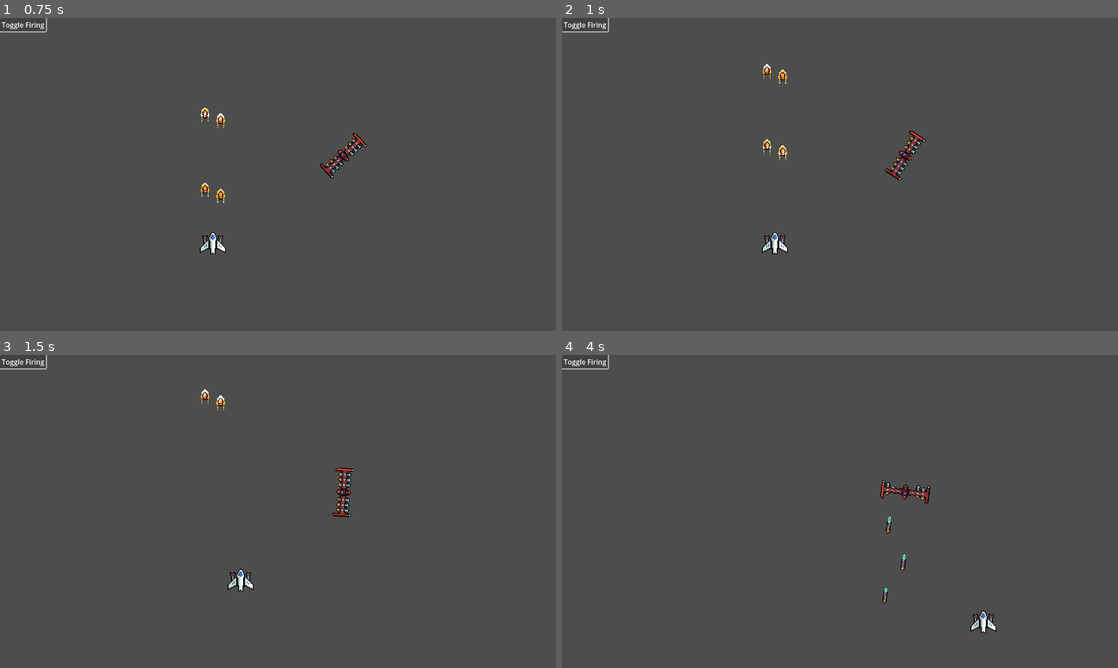
Above: before the commit, frames 1-4 (two rows, left to right).
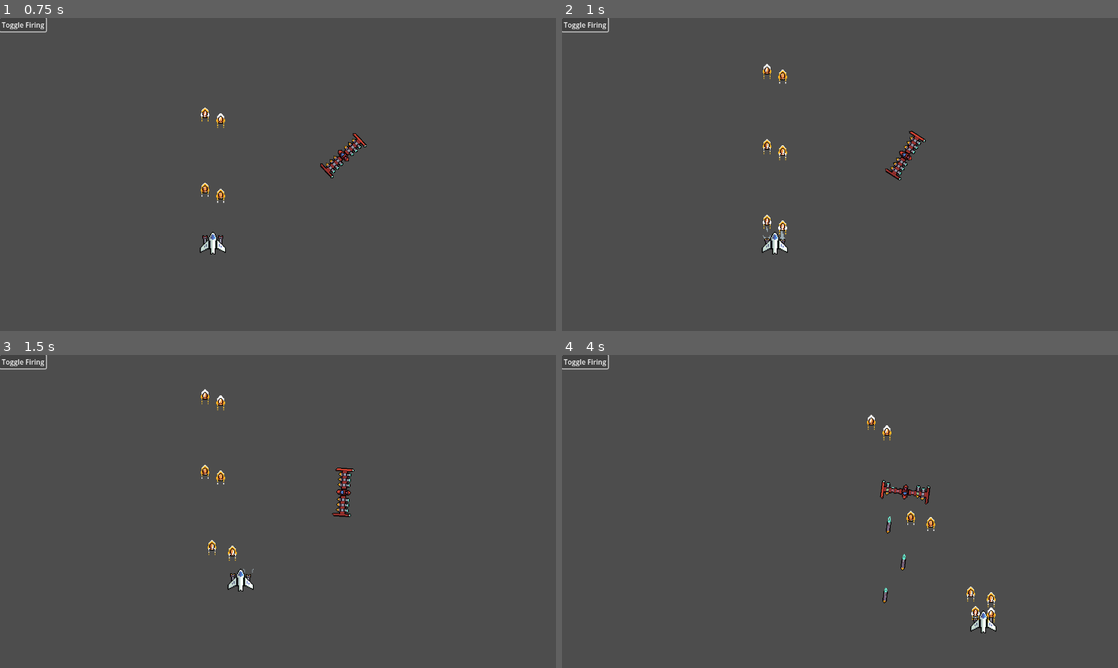
Above: after the commit, the same moments.

Repository: starlightlacuna/space-shooter
Game: Godot game, scene res://scenes/game.tscn
Same seed, same stepped clock (60 frames per second), same inputs: the game is played once before the commit and once after it.
Inputs:
- Up to frame 1 (0.75 s): click "Toggle Firing" at 0.5 s
- Up to frame 2 (1 s): no input
- Up to frame 3 (1.5 s): hold Right (move_right) from 1.28 s (still down)
- Up to frame 4 (4 s): release Right (move_right) at 2.03 s; hold Down (move_down) 2.03-2.78 s; hold Right (move_right) 2.78-3.53 s; hold Up (move_up) from 3.53 s (still down)

Frame 1 is identical in both runs. In frame 2, 0.1% of the frame differs, in the area x 36-41%, y 62-72%; in frame 3, 0.2%; in frame 4, 0.4%, in the area x 54-78%, y 19-86%.

Commit message:
Add static typing

Diff:
--- a/scripts/components/health_component.gd
+++ b/scenes/components/health_component.gd
@@ -6,12 +6,12 @@
 
 @export var max_health: int = 100
 
-@onready var health = max_health
+@onready var health: int = max_health
 
-func damage(damager: Damager):
+func damage(damager: Damager) -> void:
 	health -= damager.amount
 	if health <= 0:
 		zeroed.emit()
 
-func heal(amount: int):
+func heal(amount: int) -> void:
 	health = min(max_health, health + amount)
--- a/scenes/components/health_component.tscn
+++ b/scenes/components/health_component.tscn
@@ -1,6 +1,6 @@
 [gd_scene load_steps=2 format=3 uid="uid://b470j6ijb5y30"]
 
-[ext_resource type="Script" path="res://scripts/components/health_component.gd" id="1_1oo6n"]
+[ext_resource type="Script" path="res://scenes/components/health_component.gd" id="1_1oo6n"]
 
 [node name="HealthComponent" type="Node"]
 script = ExtResource("1_1oo6n")
--- a/scripts/components/hitbox_component.gd
+++ b/scenes/components/hitbox_component.gd
@@ -2,6 +2,6 @@
 
 @export var health_component: HealthComponent
 
-func damage(damager: Damager):
+func damage(damager: Damager) -> void:
 	if health_component:
 		health_component.damage(damager)
--- a/scenes/components/hitbox_component.tscn
+++ b/scenes/components/hitbox_component.tscn
@@ -1,6 +1,6 @@
 [gd_scene load_steps=2 format=3 uid="uid://b0ml053l2twis"]
 
-[ext_resource type="Script" path="res://scripts/components/hitbox_component.gd" id="1_fiyr2"]
+[ext_resource type="Script" path="res://scenes/components/hitbox_component.gd" id="1_fiyr2"]
 
 [node name="HitboxComponent" type="Area2D"]
 script = ExtResource("1_fiyr2")
--- a/scenes/spacecraft/imperial/move.gd
+++ b/scenes/spacecraft/imperial/move.gd
@@ -1,9 +1,10 @@
 extends State
 
-var path_progress_waypoints := []
+var path_progress_waypoints: Array = []
 
-func process_physics(delta: float):
-	pass
+# TODO: Implement this
+func process_physics(_delta: float) -> StateTransition:
+	return
 
-func set_path_progress_waypoints(array: Array):
+func set_path_progress_waypoints(array: Array) -> void:
 	path_progress_waypoints = array
--- a/scripts/auto_cannon.gd
+++ b/scripts/auto_cannon.gd
@@ -1,25 +1,26 @@
+class_name AutoCannon
 extends AnimatedSprite2D
 
-@export_range(0.1, 5.0) var cooldown := 0.2
-@export var projectile_speed := 200
+@export_range(0.1, 5.0) var cooldown: float = 0.2
+@export var projectile_speed: float = 200
 
-var is_firing := true
-var can_fire := true
+var is_firing: bool = true
+var can_fire: bool = true
 var projectiles_node: Node
 
-@onready var source1 = $ProjectileSource1
-@onready var source2 = $ProjectileSource2
-@onready var cooldown_timer = $Cooldown
-@onready var shot_delay_timer = $ShotDelay
-@onready var projectile_scene = preload("res://scenes/spacecraft/player/auto_cannon_projectile.tscn")
+@onready var source1: Marker2D = $ProjectileSource1
+@onready var source2: Marker2D = $ProjectileSource2
+@onready var cooldown_timer: Timer = $Cooldown
+@onready var shot_delay_timer: Timer = $ShotDelay
+@onready var projectile_scene: PackedScene = preload("res://scenes/spacecraft/player/auto_cannon_projectile.tscn")
 
-func _physics_process(_delta):
+func _physics_process(_delta: float) -> void:
 	if !(is_firing && can_fire):
 		return
 
 	# Calculate the new speed scale
 	# There are 6 frames in the firing animation, so we divide by cooldown to get the FPS
-	var speed = max(1.0, 6.0 / cooldown / 10.0)
+	var speed: float = max(1.0, 6.0 / cooldown / 10.0)
 
 	set_speed_scale(speed)
 	play()
@@ -28,16 +29,16 @@
 	cooldown_timer.wait_time = cooldown
 	cooldown_timer.start()
 
-func _on_animation_finished():
+func _on_animation_finished() -> void:
 	stop()
 
-func _on_cooldown_timeout():
+func _on_cooldown_timeout() -> void:
 	can_fire = true
 
-func _on_shot_delay_timeout():
+func _on_shot_delay_timeout() -> void:
 	fire_from_marker(source2)
 
-func _on_frame_changed():
+func _on_frame_changed() -> void:
 	if !is_firing:
 		return
 
@@ -47,12 +48,12 @@
 		2:
 			fire_from_marker(source2)
 
-func fire_from_marker(marker: Marker2D):
-	var projectile = projectile_scene.instantiate()
+func fire_from_marker(marker: Marker2D) -> void:
+	var projectile: AutoCannonProjectile = projectile_scene.instantiate()
 	projectiles_node.add_child(projectile)
 	projectile.global_position = marker.global_position
 	projectile.global_rotation = marker.global_rotation
 	projectile.set_speed(projectile_speed)
 
-func set_projectiles_node(value: Node):
+func set_projectiles_node(value: Node) -> void:
 	projectiles_node = value
--- a/scripts/auto_cannon_projectile.gd
+++ b/scripts/auto_cannon_projectile.gd
@@ -1,25 +1,25 @@
 class_name AutoCannonProjectile
 extends Area2D
 
-@export var speed = 200
-@export var damage = 10
+@export var speed: float = 200
+@export var damage: int = 10
 
-func _physics_process(delta):
-	var direction = Vector2.UP.rotated(rotation)
+func _physics_process(delta: float) -> void:
+	var direction: Vector2 = Vector2.UP.rotated(rotation)
 	position += direction * speed * delta
 
-func set_speed(value):
+func set_speed(value: float) -> void:
 	speed = value
 
-func _on_visible_on_screen_notifier_2d_screen_exited():
+func _on_visible_on_screen_notifier_2d_screen_exited() -> void:
 	# TODO: Use object pools for projectiles!
 	queue_free()
 
-func _on_hurtbox_component_body_entered(body):
+func _on_hurtbox_component_body_entered(body: Node) -> void:
 	print("Hit %s" % body.name)
 	queue_free()
-	var health_component = body.get_node_or_null("HealthComponent") as HealthComponent
+	var health_component: HealthComponent = body.get_node_or_null("HealthComponent")
 	if health_component:
-		var damager = Damager.new()
+		var damager: Damager = Damager.new()
 		damager.amount = damage
 		health_component.damage(damager)
--- a/scripts/game.gd
+++ b/scripts/game.gd
@@ -1,6 +1,3 @@
 extends Node
 
-@onready var player = $Player
-
-func _on_toggle_firing_button_pressed():
-	$Player/AutoCannon.is_firing = !$Player/AutoCannon.is_firing
+@onready var player: Player = $Player
--- a/scripts/player.gd
+++ b/scripts/player.gd
@@ -1,6 +1,5 @@
+class_name Player
 extends CharacterBody2D
-
-class_name Player
 
 enum HealthFrame {
 	HEALTHY,
@@ -14,19 +13,19 @@
 
 var frames: Dictionary = {}
 
-@onready var body_sprite = $Body
+@onready var body_sprite: Sprite2D = $Body
 
-func _ready():
+func _ready() -> void:
 	assert(projectiles_node != null, "Projectiles Node not set!")
-	$AutoCannon.set_projectiles_node(projectiles_node)
+	($AutoCannon as AutoCannon).set_projectiles_node(projectiles_node)
 
 	frames[HealthFrame.HEALTHY] = preload("res://assets/main_ship/base/Main Ship - Base - Full health.png")
 	frames[HealthFrame.SLIGHTLY_DAMAGED] = preload("res://assets/main_ship/base/Main Ship - Base - Slight damage.png")
 	frames[HealthFrame.DAMAGED] = preload("res://assets/main_ship/base/Main Ship - Base - Damaged.png")
 	frames[HealthFrame.HEAVILY_DAMAGED] = preload("res://assets/main_ship/base/Main Ship - Base - Very damaged.png")
 
-func _physics_process(delta):
-	var direction := Input.get_vector("move_left", "move_right", "move_up", "move_down")
+func _physics_process(delta: float) -> void:
+	var direction: Vector2 = Input.get_vector("move_left", "move_right", "move_up", "move_down")
 
 	var next_position: Vector2 = direction * speed * delta
 
--- a/scripts/spacecraft/imperial/torpedo_ship/attack.gd
+++ b/scripts/spacecraft/imperial/torpedo_ship/attack.gd
@@ -4,23 +4,24 @@
 
 var transition_to_reload: bool
 
-func _ready():
+func _ready() -> void:
 	assert(reload_state, "Reload State not set!")
 
-func enter(_message: Dictionary = {}):
+func enter(_message: Dictionary = {}) -> void:
 	transition_to_reload = false
-	var animation_tree = owner.get_node("AnimationTree")
-	animation_tree["parameters/playback"].travel("Kla'ed Torpedo Ship_attack")
+	var animation_tree: AnimationTree = owner.get_node("AnimationTree")
+	var playback: AnimationNodeStateMachinePlayback = animation_tree["parameters/playback"]
+	playback.travel("Kla'ed Torpedo Ship_attack")
 
-func process(_delta: float):
+func process(_delta: float) -> StateTransition:
 	if !transition_to_reload:
 		return
-	var state_transition = StateTransition.new()
+	var state_transition: StateTransition = StateTransition.new()
 	state_transition.target_state = reload_state
 	return state_transition
 
-func exit():
+func exit() -> void:
 	pass
 
-func transition():
+func transition() -> void:
 	transition_to_reload = true
--- a/scripts/spacecraft/imperial/torpedo_ship/imperial_torpedo.gd
+++ b/scripts/spacecraft/imperial/torpedo_ship/imperial_torpedo.gd
@@ -1,25 +1,25 @@
 class_name ImperialTorpedo
 extends CharacterBody2D
 
-@export var speed = 200
-@export var damage = 10
+@export var speed: float = 200
+@export var damage: int = 10
 
-func _physics_process(delta):
-	var direction = Vector2.UP.rotated(rotation)
+func _physics_process(delta: float) -> void:
+	var direction: Vector2 = Vector2.UP.rotated(rotation)
 	position += direction * speed * delta
 
-func set_speed(value):
+func set_speed(value: int) -> void:
 	speed = value
 
-func _on_visible_on_screen_notifier_2d_screen_exited():
+func _on_visible_on_screen_notifier_2d_screen_exited() -> void:
 	# TODO: Use object pools for projectiles!
 	queue_free()
 
-func _on_hurtbox_component_body_entered(body):
+func _on_hurtbox_component_body_entered(body: Node) -> void:
 	print("Hit %s" % body.name)
 	queue_free()
-	var health_component = body.get_node_or_null("HealthComponent") as HealthComponent
+	var health_component: HealthComponent = body.get_node_or_null("HealthComponent")
 	if health_component:
-		var damager = Damager.new()
+		var damager: Damager = Damager.new()
 		damager.amount = damage
 		health_component.damage(damager)
--- a/scripts/spacecraft/imperial/torpedo_ship/imperial_torpedo_ship.gd
+++ b/scripts/spacecraft/imperial/torpedo_ship/imperial_torpedo_ship.gd
@@ -1,33 +1,32 @@
+class_name ImperialTorpedoShip
 extends CharacterBody2D
 
 var player: Player
-var torpedo_sources := []
-var torpedo_index := 0
+var torpedo_sources: Array = []
+var torpedo_index: int = 0
 var projectiles_node: Node
-var torpedo_scene := preload("res://scenes/spacecraft/imperial/imperial_torpedo.tscn")
+var torpedo_scene: PackedScene = preload("res://scenes/spacecraft/imperial/imperial_torpedo.tscn")
 
-enum State { Move, Seek, Attack, Reload, Disable }
-
-func _ready():
+func _ready() -> void:
 	#assert(projectiles_node, "Projectiles Node not set!")
 
-	for n in 6:
+	for n: int in 6:
 		torpedo_sources.push_back(get_node("TorpedoSource%s" % n))
 
-func _physics_process(_delta):
+func _physics_process(_delta: float) -> void:
 	move_and_slide()
 
-func _on_health_component_zeroed():
+func _on_health_component_zeroed() -> void:
 	queue_free()
 
-func initialize(p_player: Player, p_projectiles_node: Node):
+func initialize(p_player: Player, p_projectiles_node: Node) -> void:
 	player = p_player
 	projectiles_node = p_projectiles_node
 
-func spawn_torpedo():
-	var torpedo = torpedo_scene.instantiate()
+func spawn_torpedo() -> void:
+	var torpedo: ImperialTorpedo = torpedo_scene.instantiate()
 	projectiles_node.add_child(torpedo)
-	var torpedo_source = torpedo_sources[torpedo_index]
+	var torpedo_source: Marker2D = torpedo_sources[torpedo_index]
 	torpedo.global_position = torpedo_source.global_position
 	torpedo.global_rotation = torpedo_source.global_rotation
 	torpedo_index = (torpedo_index + 1) % torpedo_sources.size()
--- a/scripts/spacecraft/imperial/torpedo_ship/reload.gd
+++ b/scripts/spacecraft/imperial/torpedo_ship/reload.gd
@@ -2,32 +2,33 @@
 
 @export var seek_state: State
 
-@onready var timer = $Timer
+@onready var timer: Timer = $Timer
 
 var transition_to_seek: bool
 
-func _ready():
+func _ready() -> void:
 	assert(seek_state, "Seek State not set!")
 
-func enter(_message: Dictionary = {}):
+func enter(_message: Dictionary = {}) -> void:
 	transition_to_seek = false
 	timer.start()
 
-func process(_delta):
+func process(_delta: float) -> StateTransition:
 	if !transition_to_seek:
 		return
 	var state_transition := StateTransition.new()
 	state_transition.target_state = seek_state
 	return state_transition
 
-func _on_timer_timeout():
-	var animation_tree = owner.get_node("AnimationTree")
-	animation_tree["parameters/playback"].travel("Kla'ed Torpedo Ship_reload")
+func _on_timer_timeout() -> void:
+	var animation_tree: AnimationTree = owner.get_node("AnimationTree")
+	var playback: AnimationNodeStateMachinePlayback = animation_tree["parameters/playback"]
+	playback.travel("Kla'ed Torpedo Ship_reload")
 
-func exit():
+func exit() -> void:
 	pass
 
-func _on_animation_tree_animation_finished(anim_name):
+func _on_animation_tree_animation_finished(anim_name: String) -> void:
 	if !anim_name == "Kla'ed Torpedo Ship/reload":
 		return
 	transition_to_seek = true
--- a/scripts/spacecraft/imperial/torpedo_ship/seek.gd
+++ b/scripts/spacecraft/imperial/torpedo_ship/seek.gd
@@ -1,34 +1,35 @@
 extends State
 
 @export var attack_state: State
-@export var rotation_speed := 1.0
+@export var rotation_speed: float = 1.0
 
-@onready var timer = $Timer
+@onready var timer: Timer = $Timer
 
 var transition_to_attack: bool
 
-func _ready():
+func _ready() -> void:
 	assert(attack_state, "Attack State not set!")
 
-func enter(_message: Dictionary = {}):
+func enter(_message: Dictionary = {}) -> void:
 	transition_to_attack = false
 	timer.start()
 
-func process(delta):
+func process(delta: float) -> StateTransition:
 	if transition_to_attack:
-		var transition = StateTransition.new()
+		var transition: StateTransition = StateTransition.new()
 		transition.target_state = attack_state
 		return transition
-	if !owner.player:
+	var owner_node: ImperialTorpedoShip = owner
+	if !owner_node.player:
 		return
-	var owner_node = owner as CharacterBody2D
-	var direction_to_player = owner_node.global_position.direction_to(owner_node.player.global_position)
-	var world_angle_to_player = Vector2.UP.rotated(owner_node.global_rotation).angle_to(direction_to_player)
+	var direction_to_player: Vector2 = owner_node.global_position.direction_to(owner_node.player.global_position)
+	var world_angle_to_player: float = Vector2.UP.rotated(owner_node.global_rotation).angle_to(direction_to_player)
 
 	owner_node.rotate(sign(world_angle_to_player) * min(abs(world_angle_to_player), delta * rotation_speed))
+	return
 
-func exit():
+func exit() -> void:
 	pass
 
-func _on_timer_timeout():
+func _on_timer_timeout() -> void:
 	transition_to_attack = true
--- a/scripts/spawner.gd
+++ b/scripts/spawner.gd
@@ -3,17 +3,15 @@
 @export var player: Player
 @export var projectiles_node: Node
 
-func _ready():
+func _ready() -> void:
 	#assert(player, "Player not set!")
 	assert(projectiles_node, "Projectiles Node not set!")
 
-	var torpedo_ship_scene = preload("res://scenes/spacecraft/imperial/imperial_torpedo_ship.tscn")
-	var torpedo_ship = torpedo_ship_scene.instantiate()
+	var torpedo_ship_scene: PackedScene = preload("res://scenes/spacecraft/imperial/imperial_torpedo_ship.tscn")
+	var torpedo_ship: ImperialTorpedoShip = torpedo_ship_scene.instantiate()
 	add_child(torpedo_ship)
 	torpedo_ship.initialize(player, projectiles_node)
 	torpedo_ship.global_position = Vector2(450, 200)
 
-
-# Called every frame. 'delta' is the elapsed time since the previous frame.
-func _process(_delta):
+func _process(_delta: float) -> void:
 	pass
--- a/scripts/states/state.gd
+++ b/scripts/states/state.gd
@@ -1,19 +1,17 @@
 class_name State
 extends Node
 
-func unhandled_input(_event: InputEvent):
-	pass
+func unhandled_input(_event: InputEvent) -> Variant:
+	return
 
-func process(_delta: float):
-	pass
+func process(_delta: float) -> Variant:
+	return
 
-func process_physics(_delta: float):
-	pass
+func process_physics(_delta: float) -> Variant:
+	return
 
-func enter(_message: Dictionary = {}):
+func enter(_message: Dictionary = {}) -> void:
 	print("Entering %s" % name)
-	#pass
 
-func exit():
+func exit() -> void:
 	print("Exiting %s" % name)
-	#pass
--- a/scripts/states/state_machine.gd
+++ b/scripts/states/state_machine.gd
@@ -9,11 +9,11 @@
 extends Node
 
 ## Emitted when transitioning to a new state.
-signal transitioned(state_name)
+signal transitioned(state_name: String)
 
 @export var initial_state: State
 
-@onready var state := initial_state
+@onready var state: State = initial_state
 
 func _ready() -> void:
 	state.enter()
